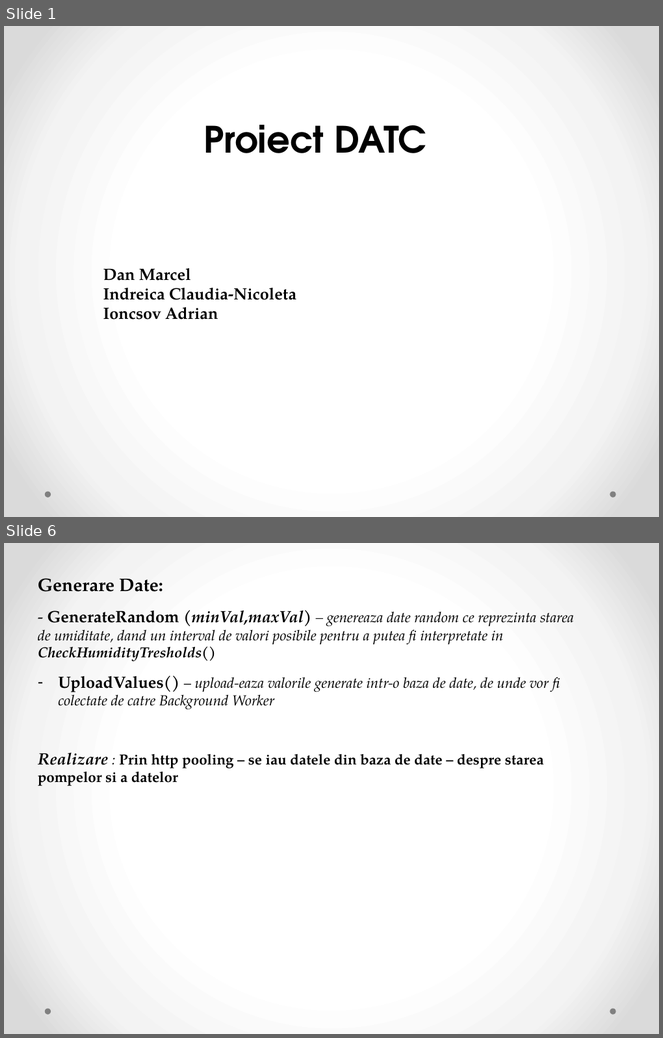
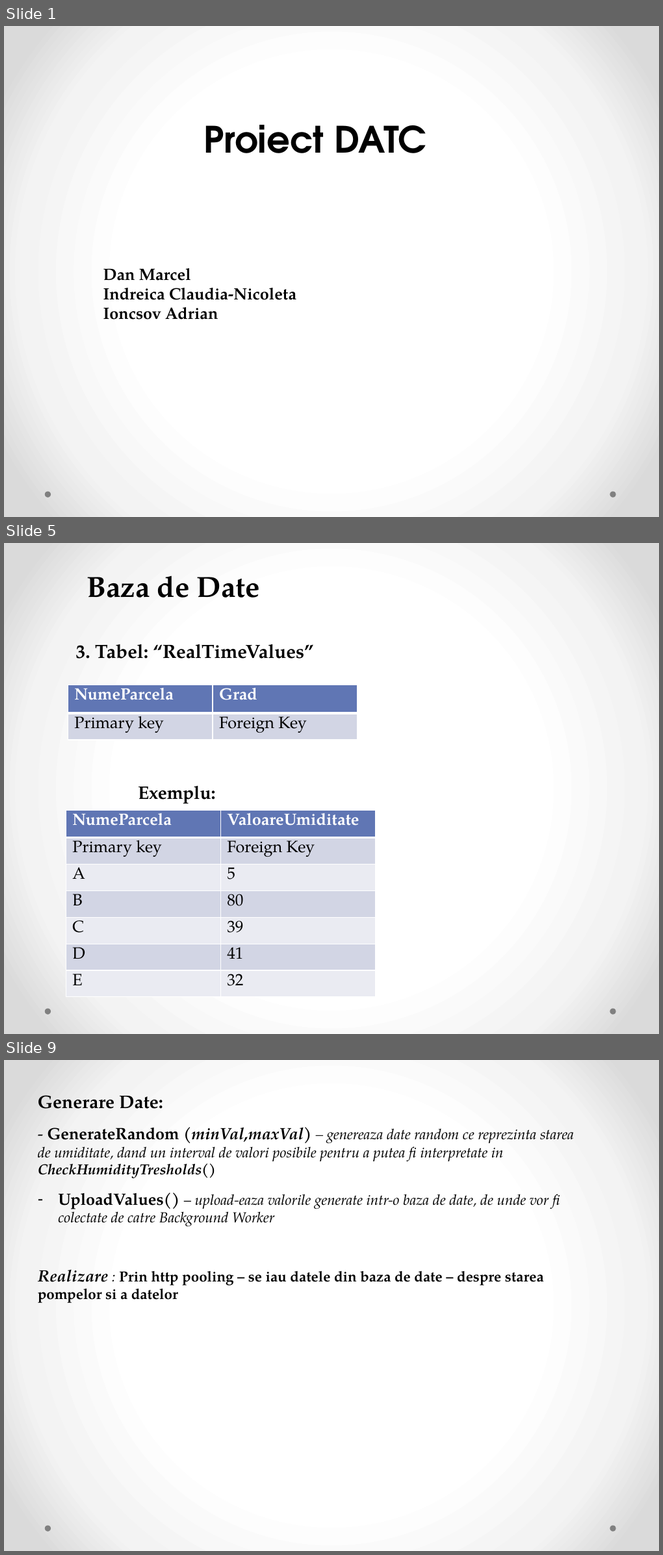
Before and after one commit to diercan/DATC-2018, a slide deck: Indreica_Claudia-Nicoleta/Proiect_Datc/ProiectDATC.pptx. Shown one above the other, each under a label of ours: slides 1 and 6 before the commit, slides 1, 5 and 9 after it; the slides between them are not shown. The pictures are 663x1038 and 663x1555 pixels, drawn with LibreOffice and Linux fonts; fonts in the diff are those of the drawing. Boxes give left, top, right and bottom in pixels: in the first picture for what was removed or moved away, otherwise in the second. Text is boxed around its words. In the diff, an @@ line names an element or a change of style, - is before the commit and + after.

```diff
--- a/Indreica_Claudia-Nicoleta/Proiect_Datc/ProiectDATC.pptx
+++ b/Indreica_Claudia-Nicoleta/Proiect_Datc/ProiectDATC.pptx
@@ slide 5 added at bbox=[4, 543, 659, 1034], background gradient #FFFFFF to #F4F4F4 to #DADADA; not listed: 2 template elements that a slide beside it also shows @@
@@ text added at bbox=[87, 575, 260, 598], 32 pt, text #000000, bold @@
+Baza de Date
@@ text added at bbox=[76, 644, 313, 659], 21 pt, text #000000, bold @@
+3. Tabel: “RealTimeValues”
@@ table added at bbox=[68, 685, 358, 740], 2 rows, 2 columns @@
+NumeParcela | Grad
+Primary key | Foreign Key
@@ text added at bbox=[138, 786, 216, 804], 20 pt, text #000000, bold @@
+Exemplu:
@@ table added at bbox=[66, 810, 376, 997], 7 rows, 2 columns @@
+NumeParcela | ValoareUmiditate
+Primary key | Foreign Key
+A | 5
+B | 80
+C | 39
+D | 41
+E | 32
@@ what was slide 6 is now slide 9 @@
```
Also in this commit, not shown: 4 slides changed, 2 other slides added, 18 other files.
